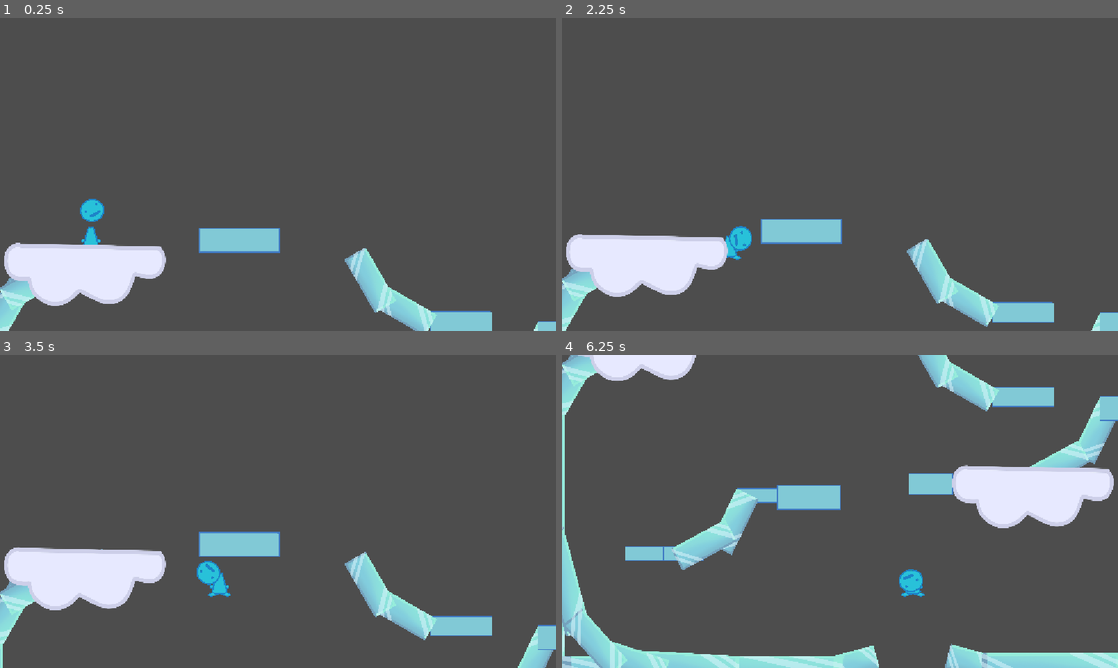
Above: before the commit, frames 1-4 (two rows, left to right).
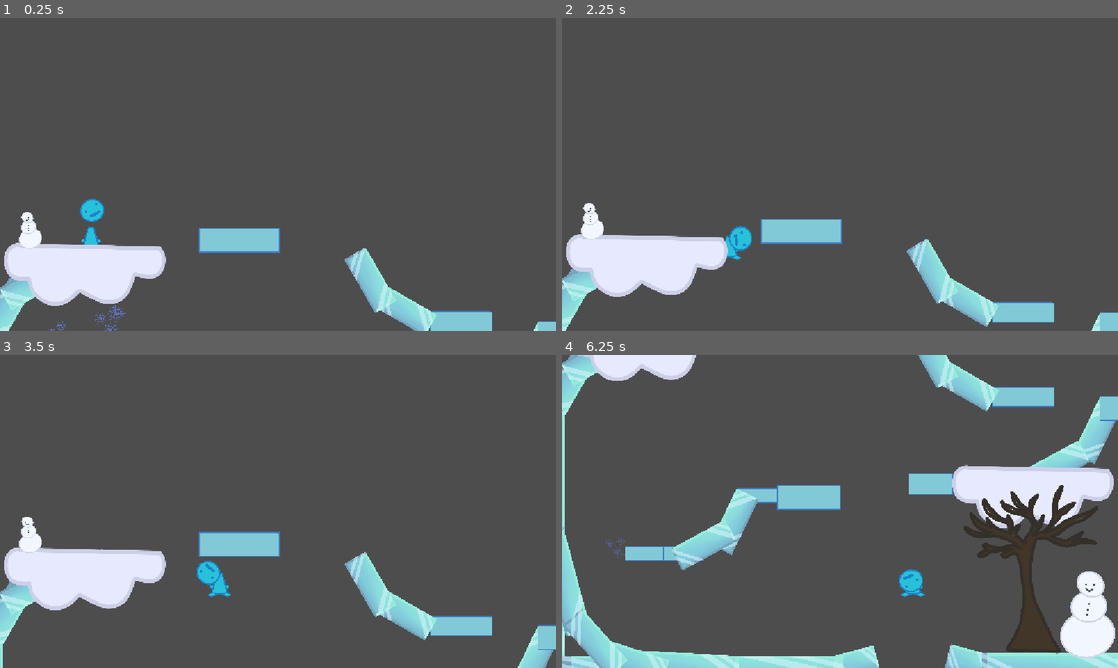
Above: after the commit, the same moments.

Repository: average4136/head-over-heels-game
Game: Godot game, scene res://Scenes/Level scenes/ice_section.tscn
Same seed, same stepped clock (60 frames per second), same inputs: the game is played once before the commit and once after it. This scene is started directly instead of the project's main scene.
Inputs:
- Up to frame 1 (0.25 s): no input
- Up to frame 2 (2.25 s): tap Enter (ui_accept) at 0.5, 2 s; hold D (move_right) 0.53-2.03 s; tap Space (jump) at 0.77, 1.52 s; hold A (move_left) from 2.03 s (still down)
- Up to frame 3 (3.5 s): release A (move_left) at 2.78 s; hold D (move_right) from 2.78 s (still down); tap Space (jump) at 3.02 s
- Up to frame 4 (6.25 s): tap Space (jump) at 3.77, 4.52, 6.02 s; release D (move_right) at 4.28 s; hold A (move_left) 4.28-5.03 s; hold D (move_right) 5.03-5.78 s; hold A (move_left) from 5.78 s (still down)

The runs differ from the first frame. In frame 1, 0.4% of the frame differs, in the area x 3-23%, y 62-100%; in frame 2, 0.3%; in frame 3, 0.3%; in frame 4, 5.4%, in the area x 7-100%, y 41-97%.

Commit message:
ice decorated and snowflakes

Diff:
--- a/Scenes/Level scenes/ice_section.tscn
+++ b/Scenes/Level scenes/ice_section.tscn
@@ -4,10 +4,219 @@
 [ext_resource type="PackedScene" uid="uid://bxxdsh4xifwoa" path="res://Scenes/Entities/Guy.tscn" id="2_7d2j5"]
 [ext_resource type="PackedScene" uid="uid://0djhqq0lcepc" path="res://Scenes/Objects/cloud_block.tscn" id="3_7d2j5"]
 [ext_resource type="PackedScene" uid="uid://dqyftoe55durm" path="res://Scenes/Objects/ice_block.tscn" id="4_k0s5y"]
+[ext_resource type="Texture2D" uid="uid://4kjsfp1wquao" path="res://Assets/Decorations/snowman decor.png" id="5_cagp2"]
+[ext_resource type="Texture2D" uid="uid://blc5jar0yjodd" path="res://Assets/Decorations/dead tree decor.png" id="6_syarr"]
+[ext_resource type="Texture2D" uid="uid://esb74ncp4fey" path="res://Assets/Decorations/snow flakes decor.png" id="7_3v7f5"]
 
 [sub_resource type="WorldBoundaryShape2D" id="WorldBoundaryShape2D_k0s5y"]
 
 [sub_resource type="WorldBoundaryShape2D" id="WorldBoundaryShape2D_oskd4"]
+
+[sub_resource type="Animation" id="Animation_qgp8j"]
+length = 0.001
+tracks/0/type = "value"
+tracks/0/imported = false
+tracks/0/enabled = true
+tracks/0/path = NodePath("../SnowFlakesDecor:position")
+tracks/0/interp = 1
+tracks/0/loop_wrap = true
+tracks/0/keys = {
+"times": PackedFloat32Array(0),
+"transitions": PackedFloat32Array(1),
+"update": 0,
+"values": [Vector2(-874, -1078)]
+}
+tracks/1/type = "value"
+tracks/1/imported = false
+tracks/1/enabled = true
+tracks/1/path = NodePath(".:position")
+tracks/1/interp = 1
+tracks/1/loop_wrap = true
+tracks/1/keys = {
+"times": PackedFloat32Array(0),
+"transitions": PackedFloat32Array(1),
+"update": 0,
+"values": [Vector2(-716.7898, -1129.9878)]
+}
+tracks/2/type = "value"
+tracks/2/imported = false
+tracks/2/enabled = true
+tracks/2/path = NodePath("../SnowFlakesDecor:rotation")
+tracks/2/interp = 1
+tracks/2/loop_wrap = true
+tracks/2/keys = {
+"times": PackedFloat32Array(0),
+"transitions": PackedFloat32Array(1),
+"update": 0,
+"values": [0.0]
+}
+tracks/3/type = "value"
+tracks/3/imported = false
+tracks/3/enabled = true
+tracks/3/path = NodePath(".:rotation")
+tracks/3/interp = 1
+tracks/3/loop_wrap = true
+tracks/3/keys = {
+"times": PackedFloat32Array(0),
+"transitions": PackedFloat32Array(1),
+"update": 0,
+"values": [-1.528827]
+}
+tracks/4/type = "value"
+tracks/4/imported = false
+tracks/4/enabled = true
+tracks/4/path = NodePath("../SnowFlakesDecor:scale")
+tracks/4/interp = 1
+tracks/4/loop_wrap = true
+tracks/4/keys = {
+"times": PackedFloat32Array(0),
+"transitions": PackedFloat32Array(1),
+"update": 0,
+"values": [Vector2(0.15832794, 0.15832794)]
+}
+tracks/5/type = "value"
+tracks/5/imported = false
+tracks/5/enabled = true
+tracks/5/path = NodePath(".:scale")
+tracks/5/interp = 1
+tracks/5/loop_wrap = true
+tracks/5/keys = {
+"times": PackedFloat32Array(0),
+"transitions": PackedFloat32Array(1),
+"update": 0,
+"values": [Vector2(0.17977612, 0.17977612)]
+}
+tracks/6/type = "value"
+tracks/6/imported = false
+tracks/6/enabled = true
+tracks/6/path = NodePath("../SnowFlakesDecor:self_modulate")
+tracks/6/interp = 1
+tracks/6/loop_wrap = true
+tracks/6/keys = {
+"times": PackedFloat32Array(0),
+"transitions": PackedFloat32Array(1),
+"update": 0,
+"values": [Color(1, 1, 1, 0)]
+}
+tracks/7/type = "value"
+tracks/7/imported = false
+tracks/7/enabled = true
+tracks/7/path = NodePath(".:self_modulate")
+tracks/7/interp = 1
+tracks/7/loop_wrap = true
+tracks/7/keys = {
+"times": PackedFloat32Array(0),
+"transitions": PackedFloat32Array(1),
+"update": 0,
+"values": [Color(1, 1, 1, 1)]
+}
+
+[sub_resource type="Animation" id="Animation_as0jg"]
+resource_name = "snow flakes"
+length = 4.0
+loop_mode = 1
+tracks/0/type = "value"
+tracks/0/imported = false
+tracks/0/enabled = true
+tracks/0/path = NodePath("../SnowFlakesDecor:position")
+tracks/0/interp = 1
+tracks/0/loop_wrap = true
+tracks/0/keys = {
+"times": PackedFloat32Array(0, 0.65, 1.22, 1.66, 2.16, 4),
+"transitions": PackedFloat32Array(1, 1, 1, 1, 1, 1),
+"update": 0,
+"values": [Vector2(-874, -1078), Vector2(-960.99994, -920), Vector2(-841.00006, -767.00006), Vector2(-948.00006, -643), Vector2(-928.00006, -461.00006), Vector2(-924, -137.00012)]
+}
+tracks/1/type = "value"
+tracks/1/imported = false
+tracks/1/enabled = true
+tracks/1/path = NodePath(".:position")
+tracks/1/interp = 1
+tracks/1/loop_wrap = true
+tracks/1/keys = {
+"times": PackedFloat32Array(0, 0.65999997, 1.22, 1.6700001, 2.2666667, 4),
+"transitions": PackedFloat32Array(1, 1, 1, 1, 1, 1),
+"update": 0,
+"values": [Vector2(-716.7898, -1129.9878), Vector2(-659.00006, -968.00006), Vector2(-742, -790.9999), Vector2(-678.00006, -680.00006), Vector2(-733, -472.99988), Vector2(-733, -472.99988)]
+}
+tracks/2/type = "value"
+tracks/2/imported = false
+tracks/2/enabled = true
+tracks/2/path = NodePath("../SnowFlakesDecor:rotation")
+tracks/2/interp = 1
+tracks/2/loop_wrap = true
+tracks/2/keys = {
+"times": PackedFloat32Array(0, 0.65, 1.22, 1.66, 2.16, 4),
+"transitions": PackedFloat32Array(1, 1, 1, 1, 1, 1),
+"update": 0,
+"values": [0.0, -0.23325504, 0.45925373, -0.28628817, 0.46947002, 0.305868]
+}
+tracks/3/type = "value"
+tracks/3/imported = false
+tracks/3/enabled = true
+tracks/3/path = NodePath(".:rotation")
+tracks/3/interp = 1
+tracks/3/loop_wrap = true
+tracks/3/keys = {
+"times": PackedFloat32Array(0, 0.65999997, 1.22, 1.6700001, 2.2666667, 4),
+"transitions": PackedFloat32Array(1, 1, 1, 1, 1, 1),
+"update": 0,
+"values": [-1.528827, -1.8225012, -0.9574488, -1.8871491, -1.0028851, -1.0028851]
+}
+tracks/4/type = "value"
+tracks/4/imported = false
+tracks/4/enabled = true
+tracks/4/path = NodePath("../SnowFlakesDecor:scale")
+tracks/4/interp = 1
+tracks/4/loop_wrap = true
+tracks/4/keys = {
+"times": PackedFloat32Array(0, 0.65, 1.22, 1.66, 2.16, 4),
+"transitions": PackedFloat32Array(1, 1, 1, 1, 1, 1),
+"update": 0,
+"values": [Vector2(0.15832794, 0.15832794), Vector2(0.12730174, 0.12730174), Vector2(0.13258082, 0.13258082), Vector2(0.10498144, 0.10498144), Vector2(0.12863466, 0.12863466), Vector2(0.15832794, 0.15832794)]
+}
+tracks/5/type = "value"
+tracks/5/imported = false
+tracks/5/enabled = true
+tracks/5/path = NodePath(".:scale")
+tracks/5/interp = 1
+tracks/5/loop_wrap = true
+tracks/5/keys = {
+"times": PackedFloat32Array(0, 0.65999997, 1.22, 1.6700001, 2.2666667, 4),
+"transitions": PackedFloat32Array(1, 1, 1, 1, 1, 1),
+"update": 0,
+"values": [Vector2(0.17977612, 0.17977612), Vector2(0.2084075, 0.2084075), Vector2(0.10596736, 0.10596736), Vector2(0.13970774, 0.13970774), Vector2(0.110211596, 0.110211596), Vector2(0.110211596, 0.110211596)]
+}
+tracks/6/type = "value"
+tracks/6/imported = false
+tracks/6/enabled = true
+tracks/6/path = NodePath("../SnowFlakesDecor:self_modulate")
+tracks/6/interp = 1
+tracks/6/loop_wrap = true
+tracks/6/keys = {
+"times": PackedFloat32Array(0, 4),
+"transitions": PackedFloat32Array(1, 1),
+"update": 0,
+"values": [Color(1, 1, 1, 1), Color(1, 1, 1, 0)]
+}
+tracks/7/type = "value"
+tracks/7/imported = false
+tracks/7/enabled = true
+tracks/7/path = NodePath(".:self_modulate")
+tracks/7/interp = 1
+tracks/7/loop_wrap = true
+tracks/7/keys = {
+"times": PackedFloat32Array(0, 2.2666667, 4),
+"transitions": PackedFloat32Array(1, 1, 1),
+"update": 0,
+"values": [Color(1, 1, 1, 1), Color(1, 1, 1, 0), Color(1, 1, 1, 0)]
+}
+
+[sub_resource type="AnimationLibrary" id="AnimationLibrary_e4jgc"]
+_data = {
+&"RESET": SubResource("Animation_qgp8j"),
+&"snow flakes": SubResource("Animation_as0jg")
+}
 
 [node name="Ice_section" type="Node2D" unique_id=1675132565]
 
@@ -163,3 +372,35 @@
 [node name="Blue_block9" parent="." unique_id=1151197475 instance=ExtResource("1_i0ptw")]
 position = Vector2(-160, -1400)
 scale = Vector2(1.2800019, 1)
+
+[node name="SnowmanDecor" type="Sprite2D" parent="." unique_id=882507948]
+position = Vector2(1028, -166)
+scale = Vector2(0.31100717, 0.31100717)
+texture = ExtResource("5_cagp2")
+
+[node name="DeadTreeDecor" type="Sprite2D" parent="." unique_id=654789989]
+position = Vector2(791, -348)
+scale = Vector2(0.56779695, 0.56779695)
+texture = ExtResource("6_syarr")
+
+[node name="SnowFlakesDecor" type="Sprite2D" parent="." unique_id=719525693]
+self_modulate = Color(1, 1, 1, 0)
+position = Vector2(-874, -1078)
+scale = Vector2(0.15832794, 0.15832794)
+texture = ExtResource("7_3v7f5")
+
+[node name="SnowFlakesDecor2" type="Sprite2D" parent="." unique_id=267027403]
+position = Vector2(-716.7898, -1129.9878)
+rotation = -1.528827
+scale = Vector2(0.17977612, 0.17977612)
+texture = ExtResource("7_3v7f5")
+
+[node name="AnimationPlayer" type="AnimationPlayer" parent="SnowFlakesDecor2" unique_id=1318720633]
+libraries/ = SubResource("AnimationLibrary_e4jgc")
+autoplay = &"snow flakes"
+
+[node name="SnowmanDecor2" type="Sprite2D" parent="." unique_id=780068557]
+position = Vector2(-1032.0001, -1444)
+rotation = -0.2044917
+scale = Vector2(0.13114315, 0.13114315)
+texture = ExtResource("5_cagp2")
